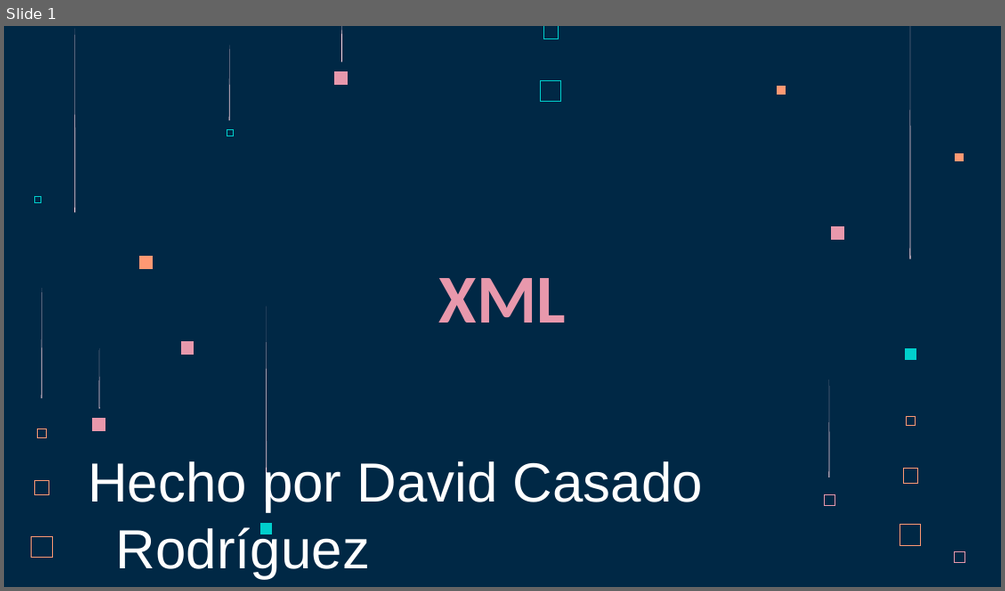
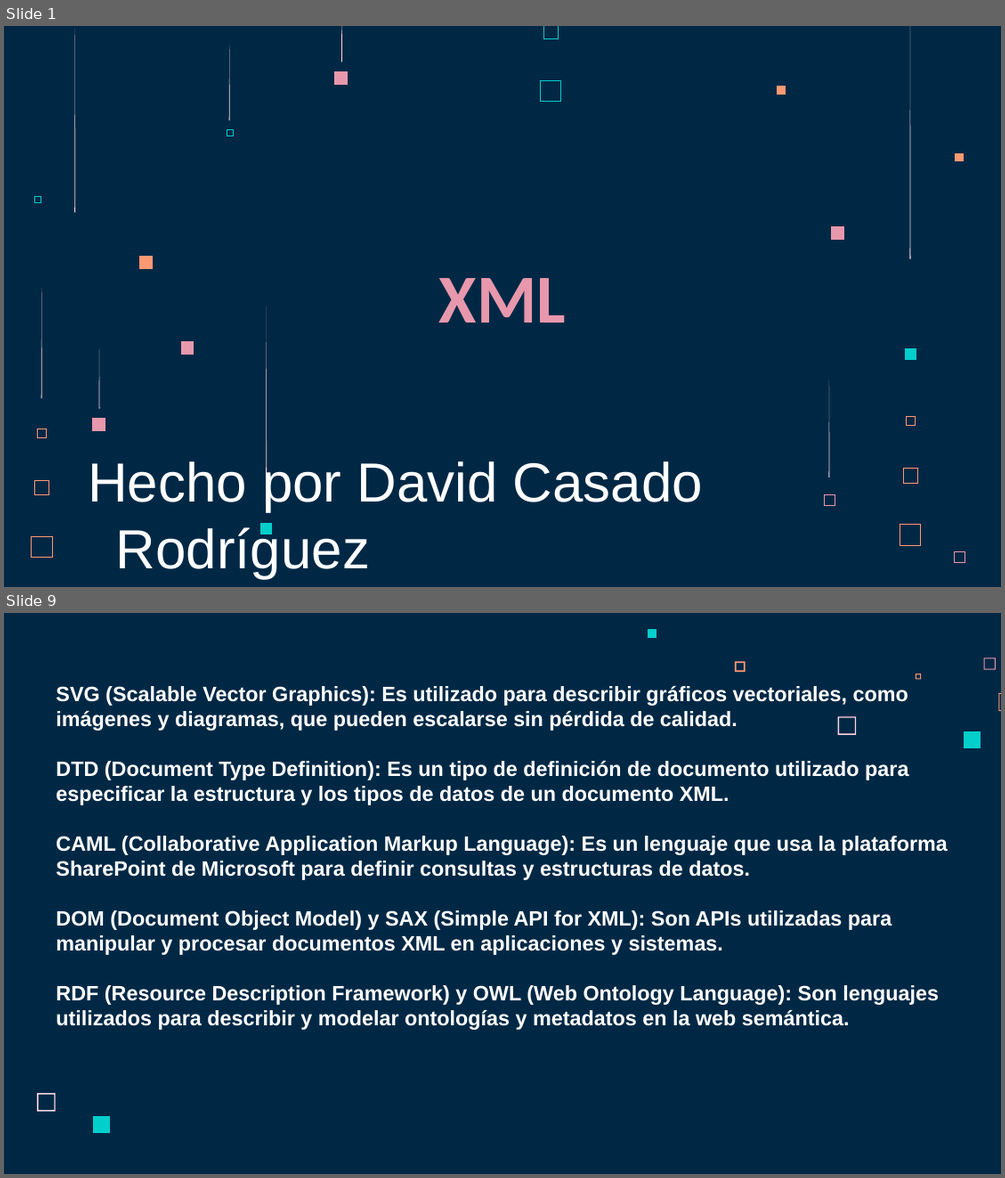
Before and after one commit to dvidCR/Lenguaje-de-Marcas, a slide deck: Tercer_Trimestre/Ejercicios/XML/XML.pptx. Shown one above the other, each under a label of ours: slide 1 before the commit, slides 1 and 9 after it; the slides between them are not shown. The pictures are 1005x591 and 1005x1178 pixels, drawn with LibreOffice and Linux fonts; fonts in the diff are those of the drawing. Boxes give left, top, right and bottom in pixels: in the first picture for what was removed or moved away, otherwise in the second. Text is boxed around its words. In the diff, an @@ line names an element or a change of style, - is before the commit and + after.

```diff
--- a/Tercer_Trimestre/Ejercicios/XML/XML.pptx
+++ b/Tercer_Trimestre/Ejercicios/XML/XML.pptx
@@ slide 9 added at (4, 613, 1001, 1174), background #002845 @@
@@ freeform shape added at (647, 629, 657, 638), fill #00CFCC @@
@@ freeform shape added at (735, 662, 745, 672), fill #FF9973 @@
@@ freeform shape added at (984, 657, 995, 670), fill #E898AC @@
@@ text added at (56, 686, 947, 1030), 20 pt, text #FFFFFF, bold @@
+SVG (Scalable Vector Graphics): Es utilizado para describir gráficos vectoriales, como imágenes y diagramas, que pueden escalarse sin pérdida de calidad.
+DTD (Document Type Definition): Es un tipo de definición de documento utilizado para especificar la estructura y los tipos de datos de un documento XML.
+CAML (Collaborative Application Markup Language): Es un lenguaje que usa la plataforma SharePoint de Microsoft para definir consultas y estructuras de datos.
+DOM (Document Object Model) y SAX (Simple API for XML): Son APIs utilizadas para manipular y procesar documentos XML en aplicaciones y sistemas.
+RDF (Resource Description Framework) y OWL (Web Ontology Language): Son lenguajes utilizados para describir y modelar ontologías y metadatos en la web semántica.
@@ freeform shape added at (915, 674, 922, 680), fill #FF9973 @@
@@ freeform shape added at (838, 716, 856, 734), fill #FFD6E1 @@
@@ freeform shape added at (998, 693, 1001, 711), fill #FF9973 @@
@@ freeform shape added at (963, 732, 980, 749), fill #00CFCC @@
@@ freeform shape added at (37, 1093, 55, 1111), fill #FFD6E1 @@
@@ freeform shape added at (93, 1116, 110, 1134), fill #00CFCC @@
```
Also in this commit, not shown: 2 slides changed, 6 other slides added.
